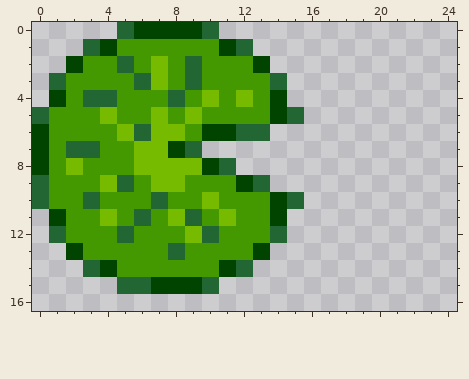
Two states of a pixel-art sprite, lilly.png. Above, as it was before the edit.
The file is 32x32 pixels. Shown: x 0..24, y 0..16.
The same view after the edit:
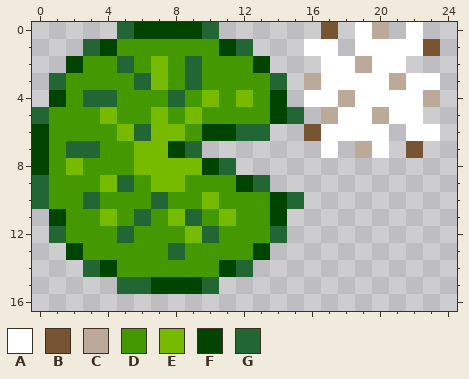
Palette (. is transparent): A #ffffff  B #775533  C #bbaa99  D #449900  E #77bb00  F #004400  G #226633
Change:
{"y":0,"x":17,"old":".","new":"B"}
{"y":0,"x":19,"old":"..","new":"AC"}
{"y":0,"x":22,"old":".","new":"A"}
{"y":1,"x":16,"old":"..","new":"AA"}
{"y":1,"x":19,"old":".....","new":"AAAAB"}
{"y":2,"x":17,"old":".....","new":"AACAA"}
{"y":3,"x":16,"old":"........","new":"CAAAACAA"}
{"y":4,"x":16,"old":"........","new":"AACAAAAC"}
{"y":5,"x":17,"old":"......","new":"CAACAA"}
{"y":6,"x":16,"old":".....","new":"BAAAA"}
{"y":6,"x":22,"old":"..","new":"AA"}
{"y":7,"x":17,"old":".","new":"A"}
{"y":7,"x":19,"old":"..","new":"CA"}
{"y":7,"x":22,"old":".","new":"B"}
{"label":"added","picture_box":[304,22,440,158]}
